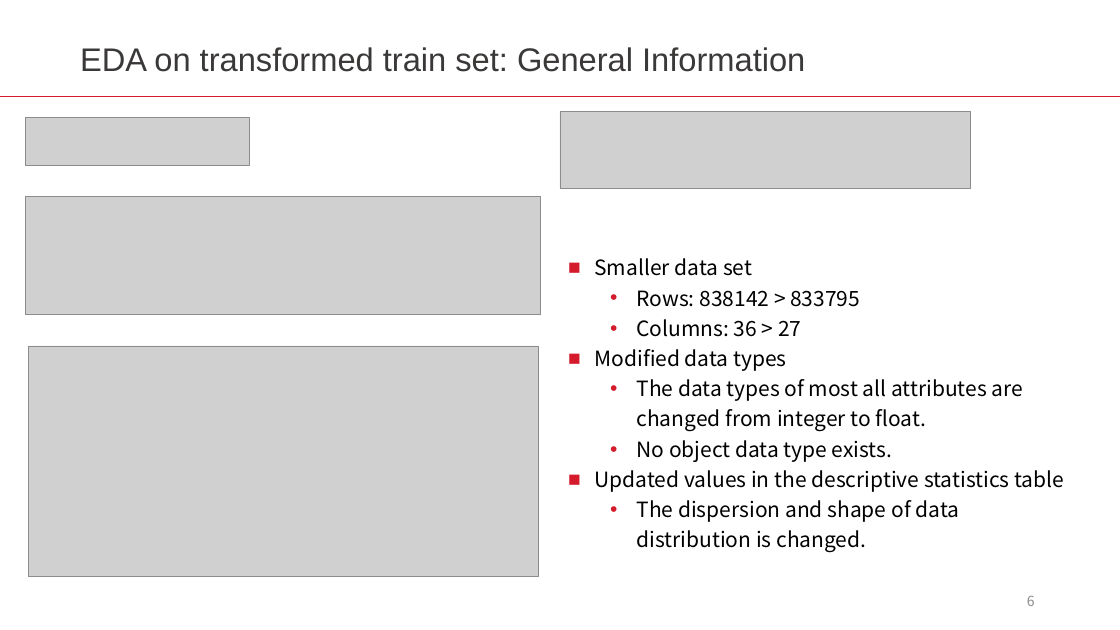
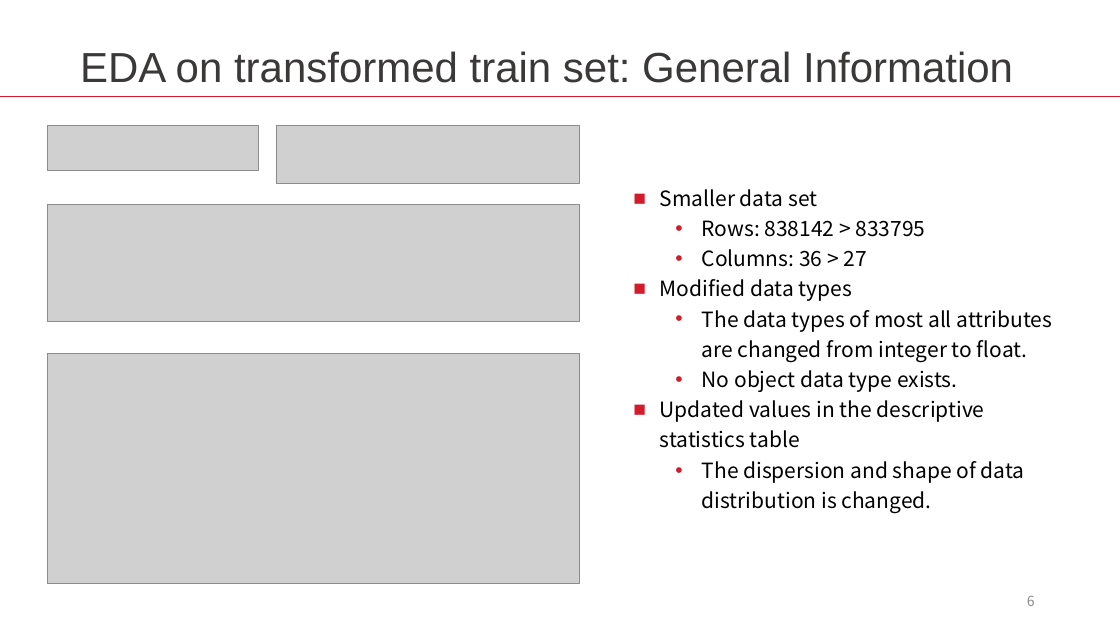
Before and after one commit to LiyangSong/Advertisement-CTR-Prediction, a slide deck: slide 6 of submissions/phase2/prep.pptx. Drawn at 1120x630 pixels with LibreOffice and Linux fonts; fonts in the diff are those of the drawing; grey boxes stand for pictures. Boxes give left, top, right and bottom in pixels: in the first picture for what was removed or moved away, otherwise in the second. Text is boxed around its words. In the diff, an @@ line names an element or a change of style, - is before the commit and + after.

```diff
--- a/submissions/phase2/prep.pptx
+++ b/submissions/phase2/prep.pptx
@@ text "EDA on transformed train set: ..." at (80, 51, 1013, 83): size 28 to 36 pt @@
@@ picture: place and size @@
-picture at (26, 118, 250, 165)
+picture at (48, 125, 259, 170)
@@ picture: place and size @@
-picture at (560, 112, 971, 188)
+picture at (276, 125, 580, 183)
@@ text "Smaller data set" rewrapped from (594, 258, 1064, 553) to (660, 189, 1053, 513) @@
@@ picture: place and size @@
-picture at (25, 197, 540, 314)
+picture at (48, 204, 580, 322)
@@ picture: place and size @@
-picture at (29, 346, 539, 576)
+picture at (48, 354, 580, 584)
```
Also in this commit, not shown: 9 other slides changed, 3 other files.
